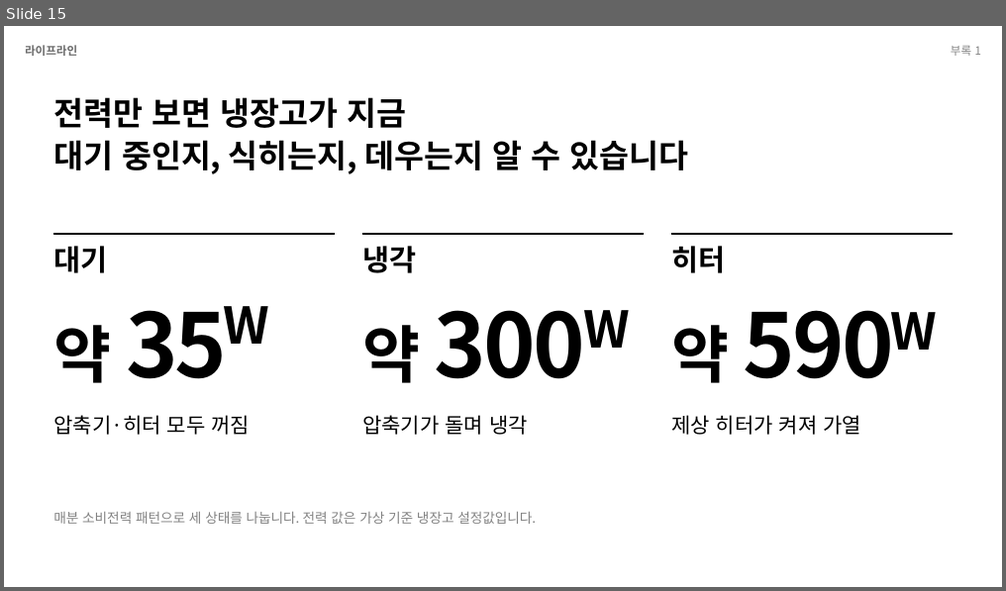
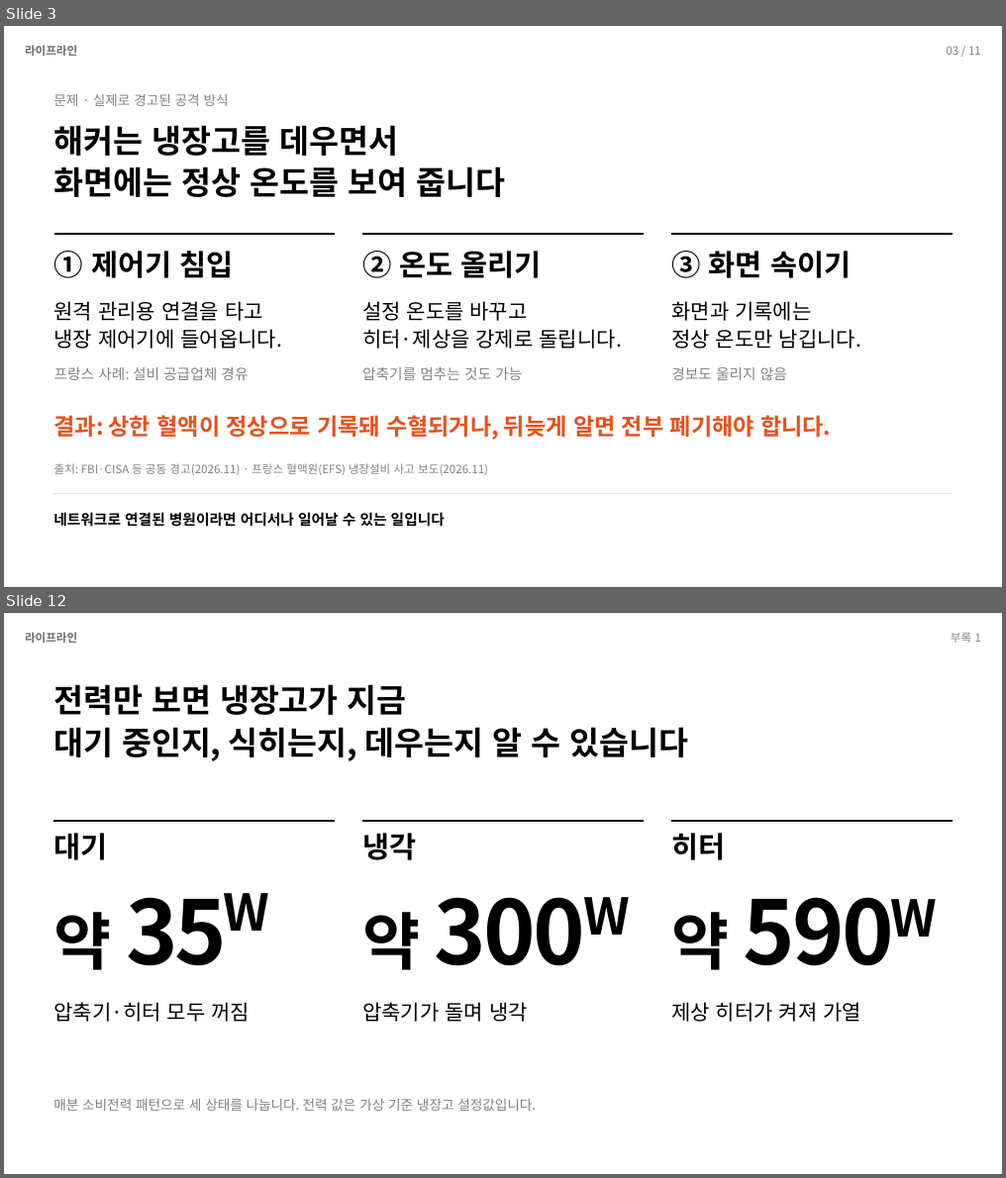
Before and after one commit to Jakpae/Blood-fridge-tamper-detection, a slide deck: docs/presentation/발표_라이프라인.pptx. Shown one above the other, each under a label of ours: slide 15 before the commit, slides 3 and 12 after it; the slides between them are not shown. The pictures are 1006x591 and 1006x1178 pixels, drawn with LibreOffice and Linux fonts; fonts in the diff are those of the drawing. Boxes give left, top, right and bottom in pixels: in the first picture for what was removed or moved away, otherwise in the second. Text is boxed around its words. In the diff, an @@ line names an element or a change of style, - is before the commit and + after.

Commit message:
발표 자료: 문제 제시 강화, 14장→11장, 발표자 노트에 새 대본

```diff
--- a/docs/presentation/발표_라이프라인.pptx
+++ b/docs/presentation/발표_라이프라인.pptx
@@ slide 3 added at bbox=[4, 26, 1002, 587], background #FFFFFF @@
@@ text added at bbox=[25, 45, 77, 56], 11 pt, text #6A6A6A, bold @@
+라이프라인
@@ text added at bbox=[946, 46, 981, 55], 11 pt, text #828282 @@
+03 / 11
@@ text added at bbox=[54, 94, 229, 106], 13 pt, text #828282 @@
+문제 · 실제로 경고된 공격 방식
@@ text added at bbox=[54, 125, 505, 197], 31 pt, text #000000, bold @@
+해커는 냉장고를 데우면서
+화면에는 정상 온도를 보여 줍니다
@@ line added from (54, 234) to (335, 234), #000000 1.5 pt @@
@@ text added at bbox=[54, 251, 233, 278], 28 pt, text #000000, bold @@
+① 제어기 침입
@@ line added from (362, 234) to (644, 234), #000000 1.5 pt @@
@@ text added at bbox=[362, 251, 542, 278], 28 pt, text #000000, bold @@
+② 온도 올리기
@@ text added at bbox=[671, 251, 850, 278], 28 pt, text #000000, bold @@
+③ 화면 속이기
@@ line added from (672, 234) to (952, 234), #000000 1.5 pt @@
@@ text added at bbox=[54, 301, 283, 349], 20 pt, text #000000 @@
+원격 관리용 연결을 타고
+냉장 제어기에 들어옵니다.
@@ text added at bbox=[362, 301, 622, 349], 20 pt, text #000000 @@
+설정 온도를 바꾸고
+히터·제상을 강제로 돌립니다.
@@ text added at bbox=[671, 301, 861, 349], 20 pt, text #000000 @@
+화면과 기록에는
+정상 온도만 남깁니다.
@@ text added at bbox=[54, 368, 248, 380], 14 pt, text #828282 @@
+프랑스 사례: 설비 공급업체 경유
@@ text added at bbox=[362, 368, 522, 380], 14 pt, text #828282 @@
+압축기를 멈추는 것도 가능
@@ text added at bbox=[671, 368, 787, 380], 14 pt, text #828282 @@
+경보도 울리지 않음
@@ text added at bbox=[54, 415, 831, 440], 22 pt, text #E8501C, bold @@
+결과: 상한 혈액이 정상으로 기록돼 수혈되거나, 뒤늦게 알면 전부 폐기해야 합니다.
@@ text added at bbox=[54, 464, 488, 475], 11 pt, text #828282 @@
+출처: FBI·CISA 등 공동 경고(2026.11) · 프랑스 혈액원(EFS) 냉장설비 사고 보도(2026.11)
@@ line added from (54, 494) to (952, 494), #E4E4E4 1 pt @@
@@ text added at bbox=[54, 512, 445, 527], 14 pt, text #000000, bold @@
+네트워크로 연결된 병원이라면 어디서나 일어날 수 있는 일입니다
@@ what was slide 15 is now slide 12 @@
```
Also in this commit, not shown: 10 slides changed, 4 slides removed, 1 other file.
